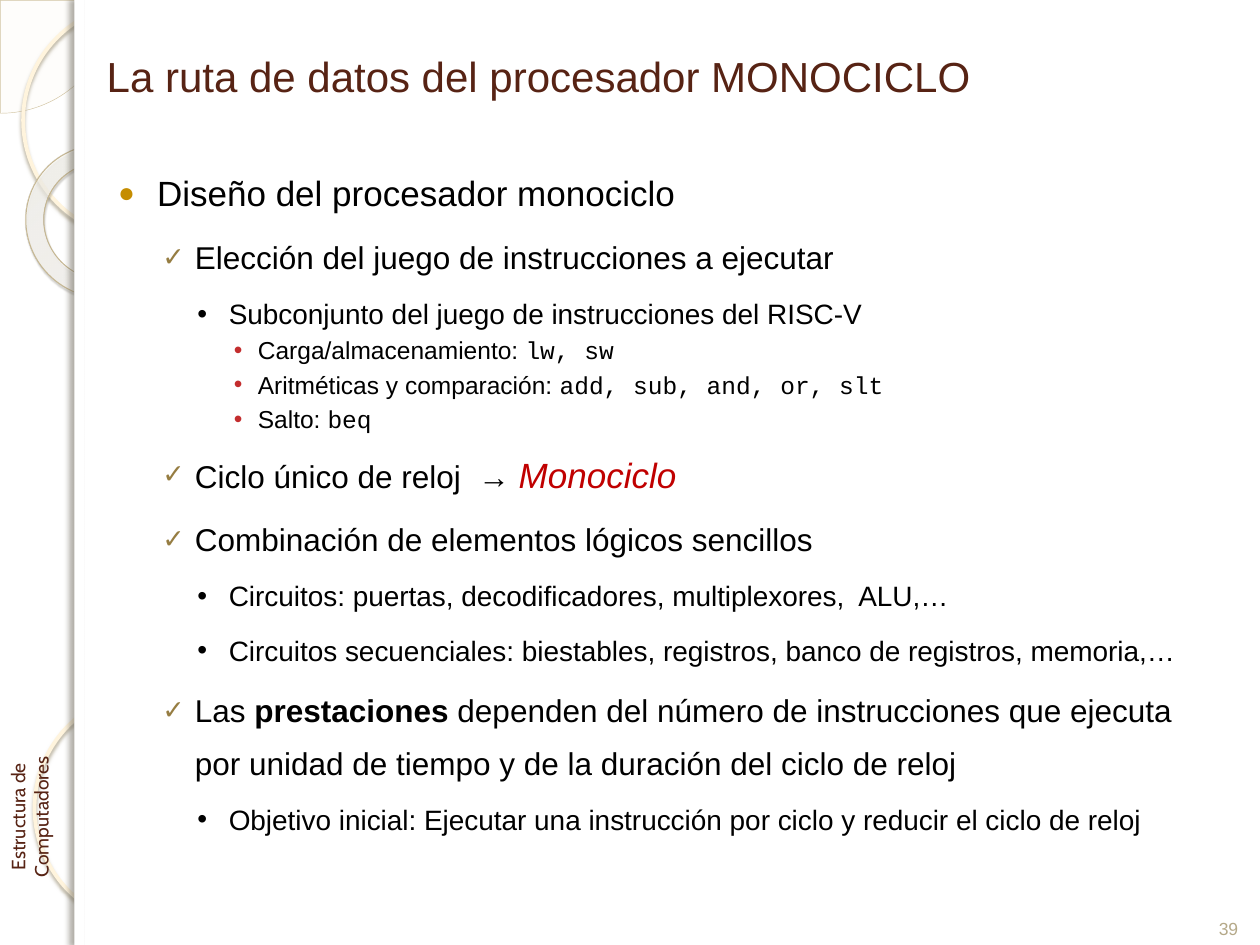
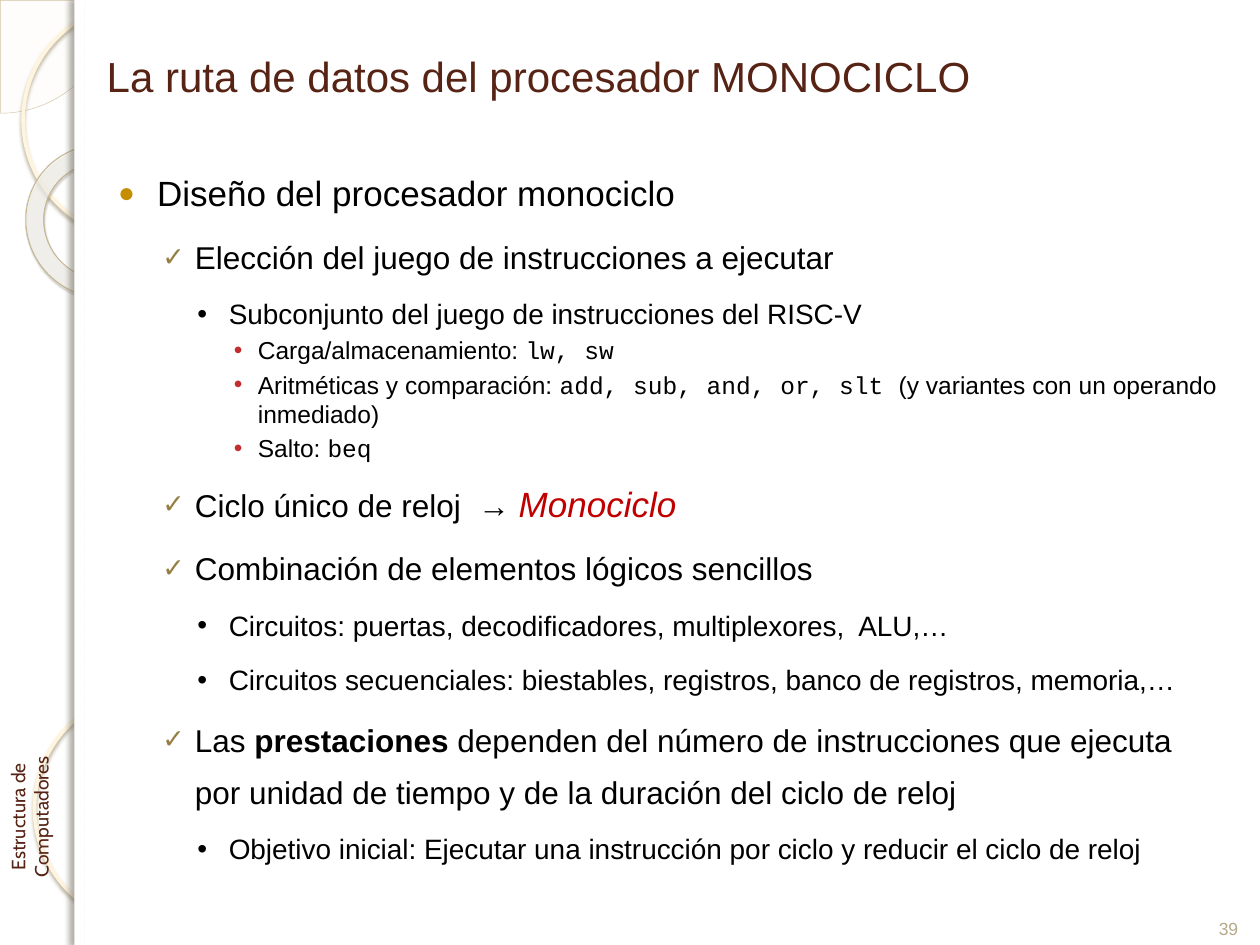
Before and after one commit to enriquesquintana/ETC, a slide deck: slide 39 of ETC_RISCV/Teoría/Tema 1. El procesador_RISCV.pptx. Drawn at 1260x945 pixels with LibreOffice and Linux fonts; fonts in the diff are those of the drawing; background and template pictures are left out. Boxes give left, top, right and bottom in pixels: in the first picture for what was removed or moved away, otherwise in the second. Text is boxed around its words. In the diff, an @@ line names an element or a change of style, - is before the commit and + after.

```diff
--- a/ETC_RISCV/Teoría/Tema 1. El procesador_RISCV.pptx
+++ b/ETC_RISCV/Teoría/Tema 1. El procesador_RISCV.pptx
@@ text at (258,376,1217,428): text changed @@
-      • Aritméticas y comparación: add, sub, and, or, slt
+      • Aritméticas y comparación: add, sub, and, or, slt (y variantes con un operando inmediado)
```
Also in this commit, not shown: 4 other slides changed, 1 slide removed.
